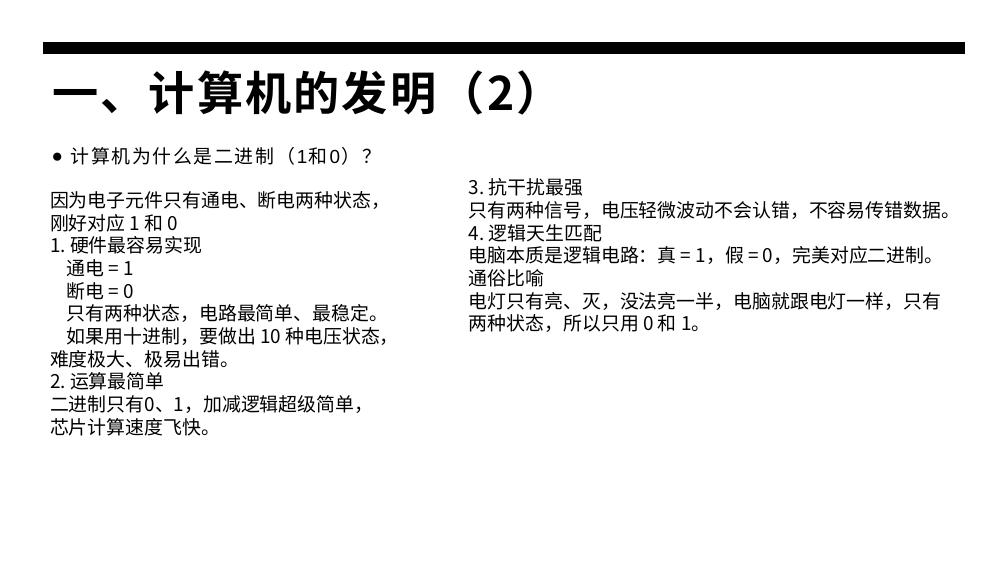
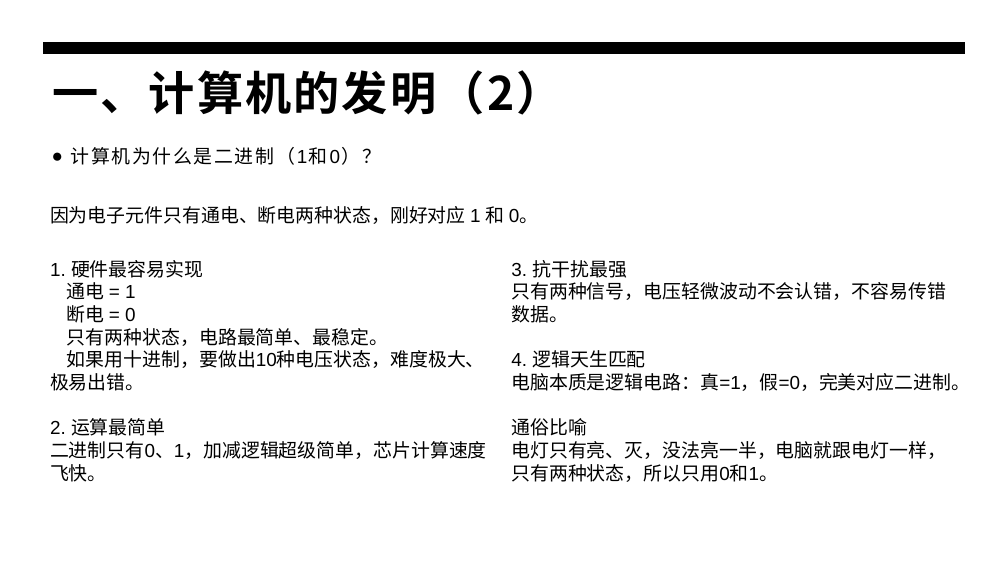
Before and after one commit to panxibei/writing, a slide deck: slide 3 of 44_心理学/21_浥尘伙伴社团独家密训课程：计算机编程开门课/浥尘伙伴社团原创：计算机编程开门课.pptx. Drawn at 1008x567 pixels with LibreOffice and Linux fonts; fonts in the diff are those of the drawing. Boxes give left, top, right and bottom in pixels: in the first picture for what was removed or moved away, otherwise in the second. Text is boxed around its words. In the diff, an @@ line names an element or a change of style, - is before the commit and + after.

```diff
--- a/44_心理学/21_浥尘伙伴社团独家密训课程：计算机编程开门课/浥尘伙伴社团原创：计算机编程开门课.pptx
+++ b/44_心理学/21_浥尘伙伴社团独家密训课程：计算机编程开门课/浥尘伙伴社团原创：计算机编程开门课.pptx
@@ text at (50,191,390,232): paragraph removed @@
-因为电子元件只有通电、断电两种状态，刚好对应 1 和 0
@@ text added at (50,206,538,224), 18 pt, text #000000 @@
+因为电子元件只有通电、断电两种状态，刚好对应 1 和 0。
@@ text "1. 硬件最容易实现": place and size @@
-text "1. 硬件最容易实现" at (50,191,398,436)
+text "1. 硬件最容易实现" at (50,260,487,482)
@@ text at (50,260,487,482): font Noto Sans CJK SC to Arial in "1. 硬件最容易实现", "通电 = 1", "断电 = 0", "只有两种状态，电路最简单、最稳定。" and 2 more places @@
@@ text "3. 抗干扰最强": place and size @@
-text "3. 抗干扰最强" at (469,178,960,332)
+text "3. 抗干扰最强" at (511,260,946,482)
@@ text at (511,260,946,436): font Noto Sans CJK SC to Arial in "3. 抗干扰最强", "只有两种信号，电压轻微波动不会认错，不容易传错数据。", "4. 逻辑天生匹配", "通俗比喻" @@
@@ text at (511,305,568,323): text changed; font Noto Sans CJK SC to Arial @@
-电脑本质是逻辑电路：真 = 1，假 = 0，完美对应二进制。
+电脑本质是逻辑电路：真=1，假=0，完美对应二进制。
@@ text at (50,350,485,391): text changed; font Noto Sans CJK SC to Arial @@
-如果用十进制，要做出 10 种电压状态，难度极大、极易出错。
+如果用十进制，要做出10种电压状态，难度极大、极易出错。
@@ text at (511,441,946,482): text changed; font Noto Sans CJK SC to Arial @@
-电灯只有亮、灭，没法亮一半，电脑就跟电灯一样，只有两种状态，所以只用 0 和 1。
+电灯只有亮、灭，没法亮一半，电脑就跟电灯一样，只有两种状态，所以只用0和1。
```
Also in this commit, not shown: 23 other slides changed, 2 slides added.
